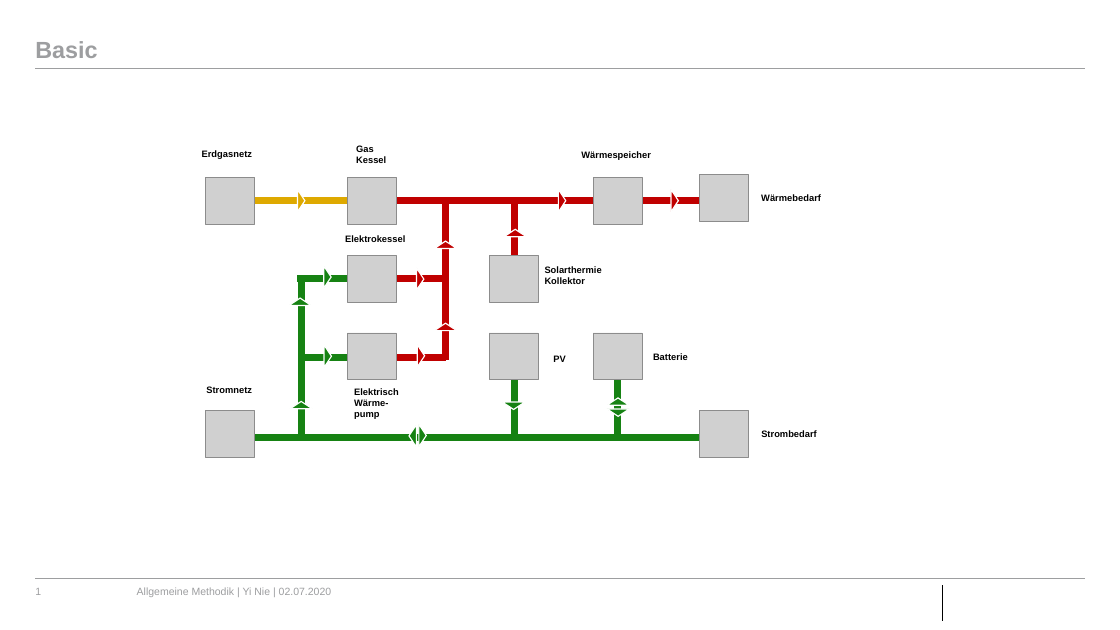
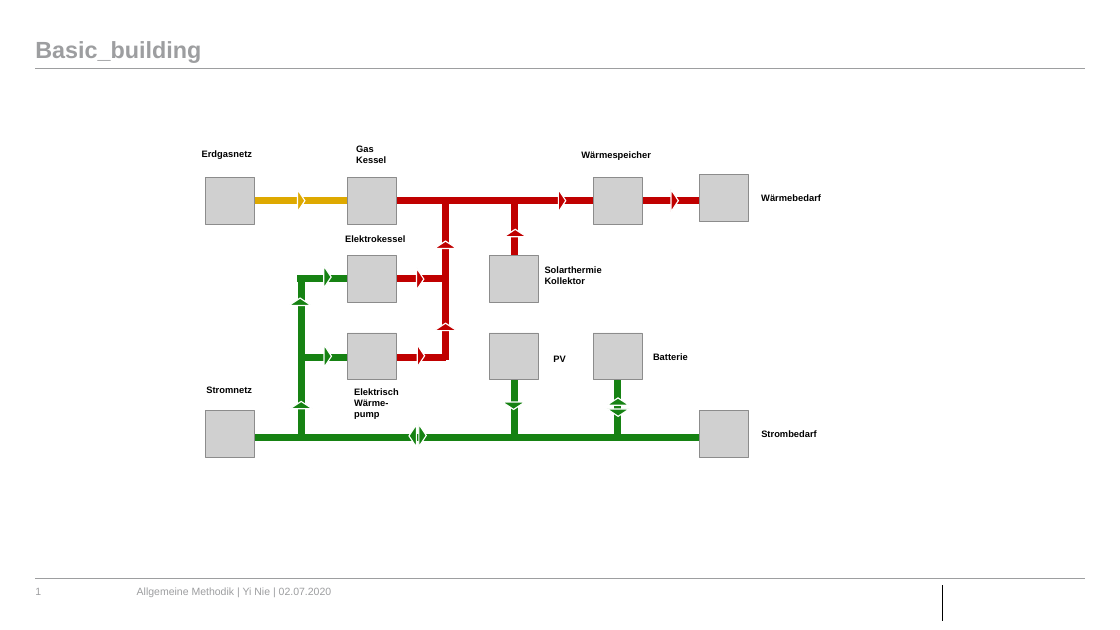
Before and after one commit to RWTH-EBC/BESDOT, a slide deck: slide 1 of data/topology/Topology_Grafik.pptx. Drawn at 1120x630 pixels with LibreOffice and Linux fonts; fonts in the diff are those of the drawing; grey boxes stand for pictures; background and template pictures are left out. Boxes give left, top, right and bottom in pixels: in the first picture for what was removed or moved away, otherwise in the second. Text is boxed around its words. In the diff, an @@ line names an element or a change of style, - is before the commit and + after.

```diff
--- a/data/topology/Topology_Grafik.pptx
+++ b/data/topology/Topology_Grafik.pptx
@@ title at bbox=[35, 41, 201, 63]: text changed @@
-Basic
+Basic_building
```
Also in this commit, not shown: 2 slides added, 4 other files.
